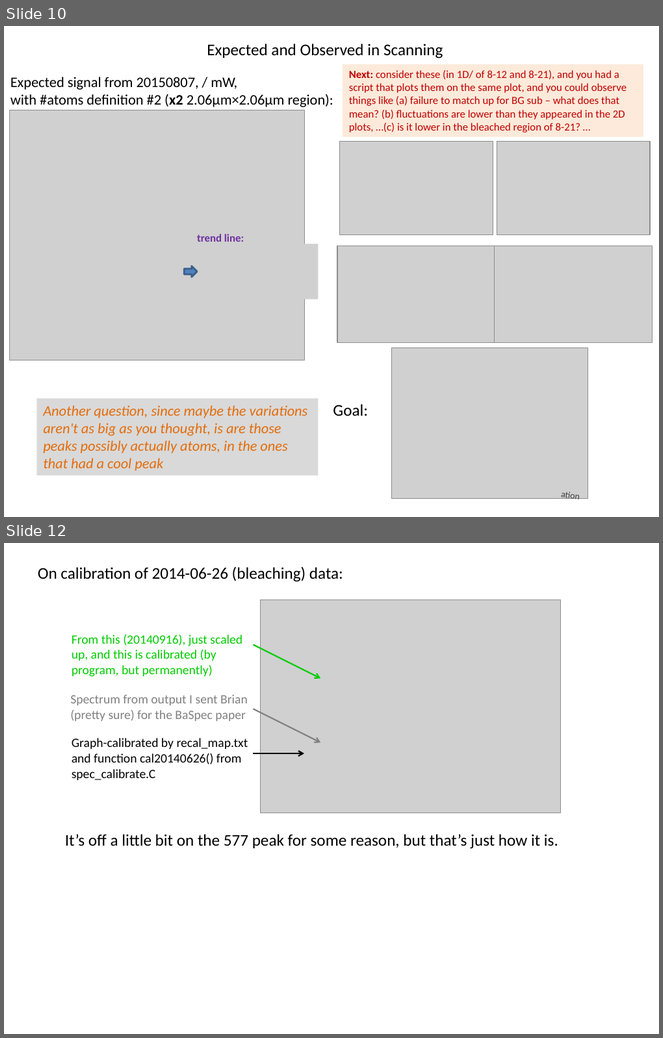
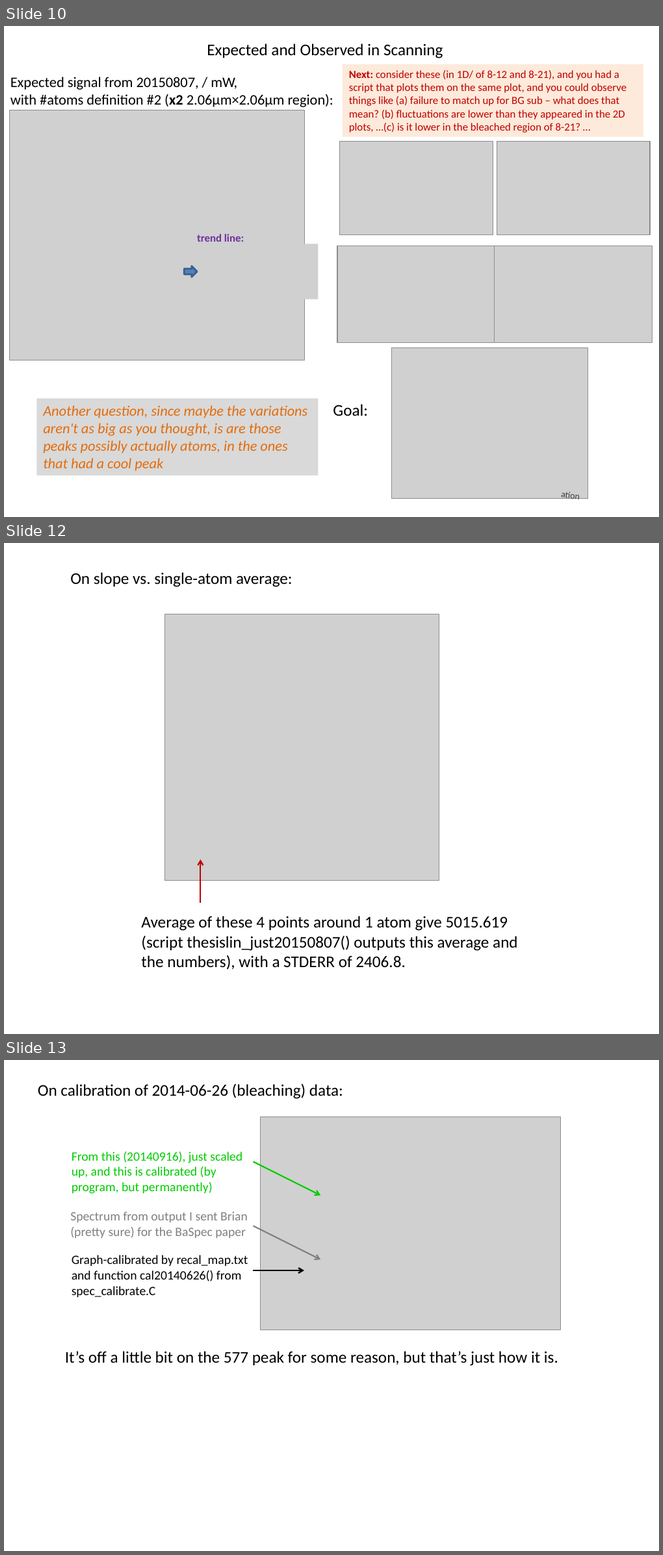
Before and after one commit to Waltmon/timthesis, a slide deck: thought_process.pptx. Shown one above the other, each under a label of ours: slides 10 and 12 before the commit, slides 10, 12 and 13 after it; the slides between them are not shown. The pictures are 663x1038 and 663x1555 pixels, drawn with LibreOffice and Linux fonts; fonts in the diff are those of the drawing; grey boxes stand for pictures. Boxes give left, top, right and bottom in pixels: in the first picture for what was removed or moved away, otherwise in the second. Text is boxed around its words. In the diff, an @@ line names an element or a change of style, - is before the commit and + after.

```diff
--- a/thought_process.pptx
+++ b/thought_process.pptx
@@ slide 12 added at [4,543,659,1034], background #FFFFFF @@
@@ text added at [70,572,293,587], 18 pt, text #000000 @@
+On slope vs. single-atom average:
@@ picture added at [165,614,439,880] @@
@@ arrow added from (200, 903) to (200, 860), #C00000 1.5 pt @@
@@ text added at [141,916,518,970], 18 pt, text #000000 @@
+Average of these 4 points around 1 atom give 5015.619 (script thesislin_just20150807() outputs this average and the numbers), with a STDERR of 2406.8.
@@ what was slide 12 is now slide 13 @@
```
Also in this commit, not shown: 1 slide changed, 1 other slide added, 33 other files.
